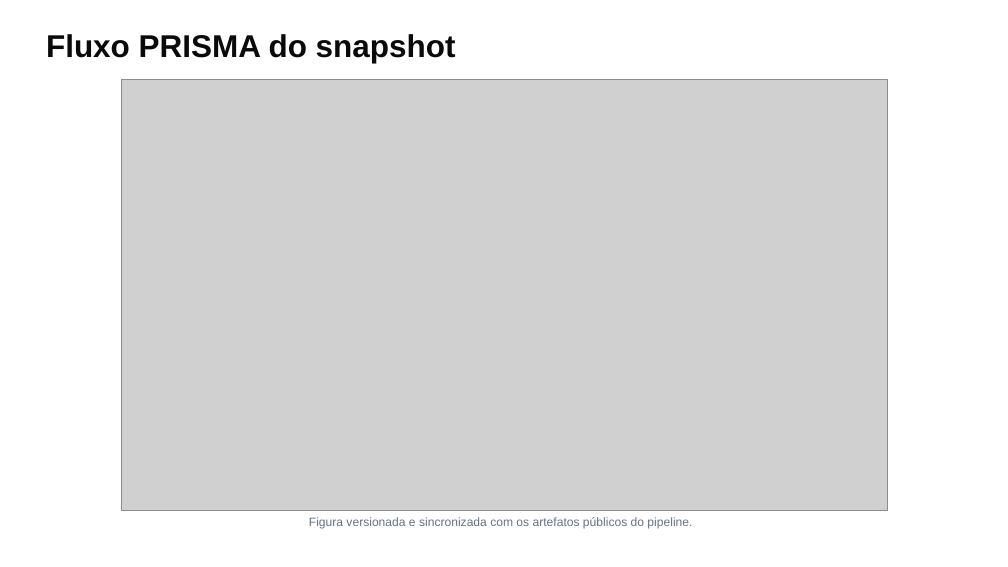
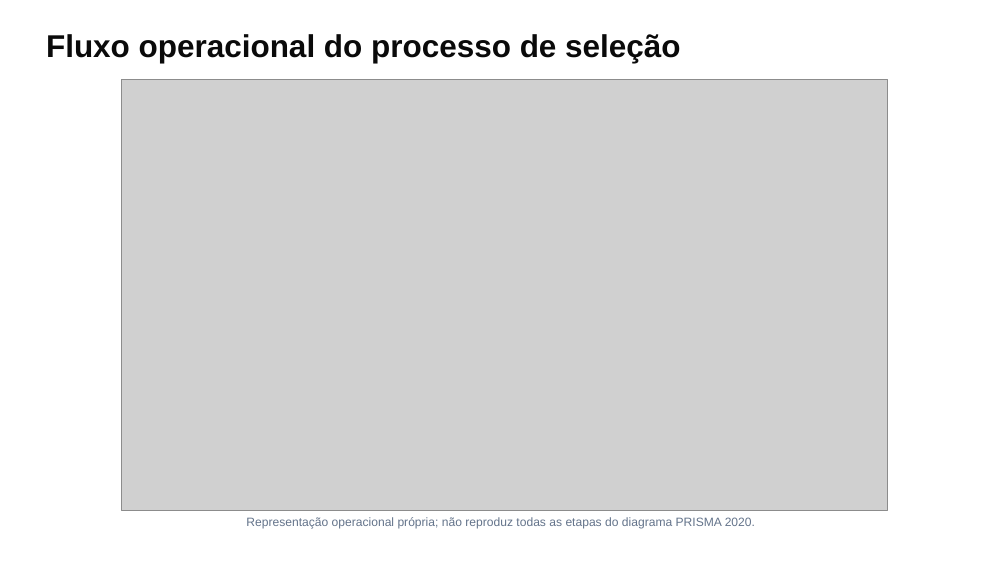
Before and after one commit to thalesfb/ccw, a slide deck: slide 8 of results/tcc/presentation/ensino_personalizado_de_matematica_tcc.pptx. Drawn at 1008x567 pixels with LibreOffice and Linux fonts; fonts in the diff are those of the drawing; grey boxes stand for pictures. Boxes give left, top, right and bottom in pixels: in the first picture for what was removed or moved away, otherwise in the second. Text is boxed around its words. In the diff, an @@ line names an element or a change of style, - is before the commit and + after.

```diff
--- a/results/tcc/presentation/ensino_personalizado_de_matematica_tcc.pptx
+++ b/results/tcc/presentation/ensino_personalizado_de_matematica_tcc.pptx
@@ text at (46, 34, 680, 63): text changed @@
-Fluxo PRISMA do snapshot
+Fluxo operacional do processo de seleção
@@ text at (246, 517, 755, 529): text changed @@
-Figura versionada e sincronizada com os artefatos públicos do pipeline.
+Representação operacional própria; não reproduz todas as etapas do diagrama PRISMA 2020.
```
Also in this commit, not shown: 2 other slides changed, 37 other files.
